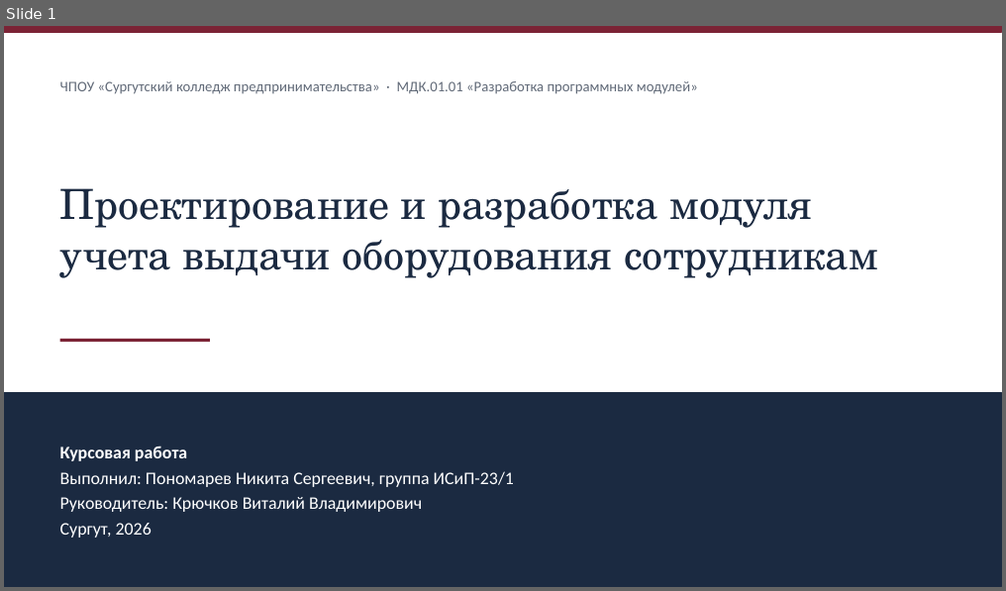
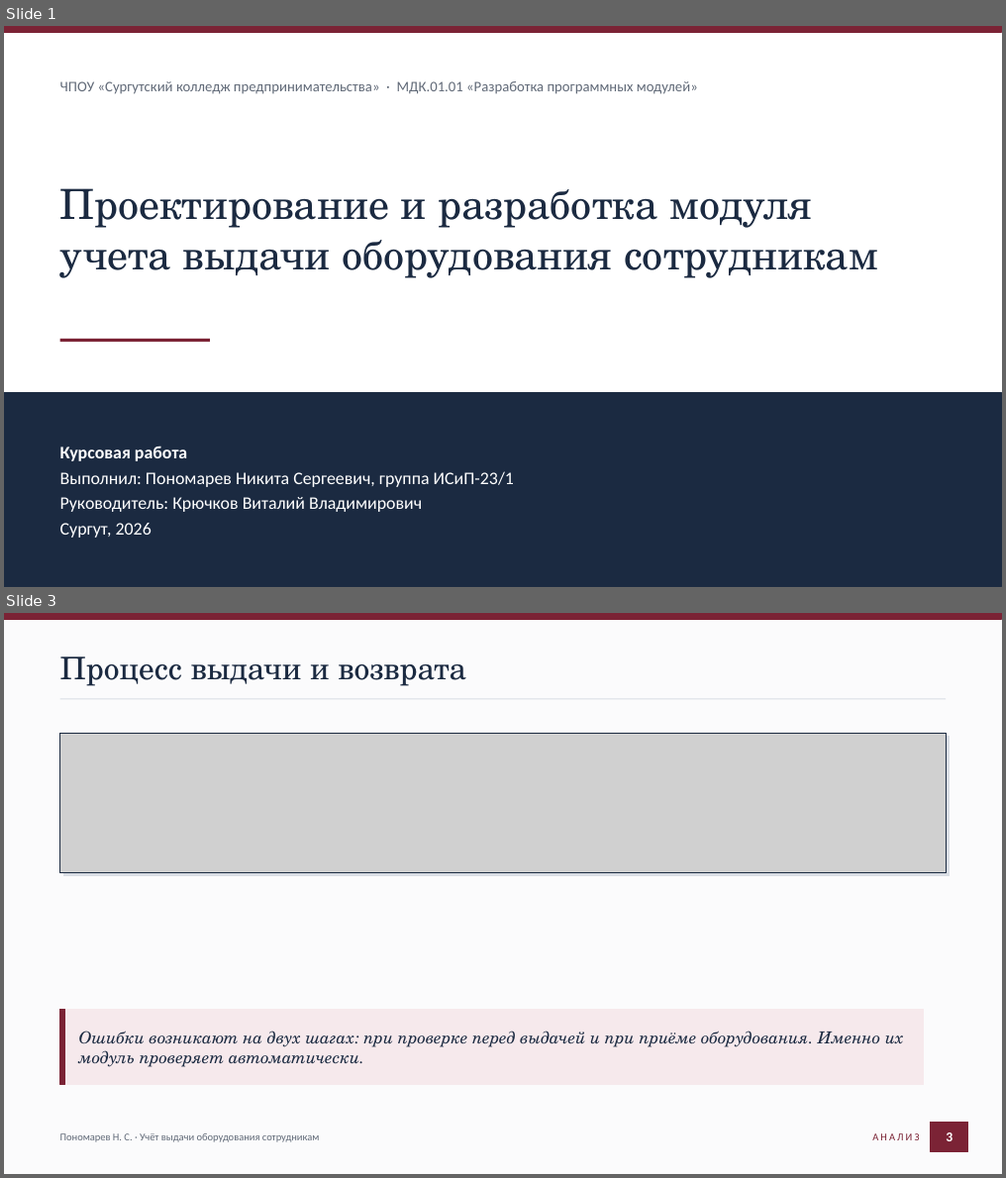
Before and after one commit to Black287234/KP-Nek, a slide deck: docs/Презентация.pptx. Shown one above the other, each under a label of ours: slide 1 before the commit, slides 1 and 3 after it; the slides between them are not shown. The pictures are 1006x591 and 1006x1178 pixels, drawn with LibreOffice and Linux fonts; fonts in the diff are those of the drawing; grey boxes stand for pictures. Boxes give left, top, right and bottom in pixels: in the first picture for what was removed or moved away, otherwise in the second. Text is boxed around its words. In the diff, an @@ line names an element or a change of style, - is before the commit and + after.

```diff
--- a/docs/Презентация.pptx
+++ b/docs/Презентация.pptx
@@ slide 3 added at [4,613,1002,1174], background #FBFBFC @@
@@ rectangle added at [4,613,1002,619], fill #7B2335, outline #7B2335 1 pt @@
@@ text added at [60,657,466,686], 30 pt, text #1B2A41 @@
+Процесс выдачи и возврата
@@ line added from (60, 699) to (945, 699), #D9DDE4 1 pt @@
@@ picture added at [60,733,945,872] @@
@@ rectangle added at [60,733,945,872], outline #1B2A41 0.5 pt @@
@@ rectangle added at [63,737,949,876], fill #D9DDE4, outline #D9DDE4 1 pt @@
@@ rectangle added at [60,1010,924,1084], fill #F6E9EC, outline #F6E9EC 1 pt @@
@@ rectangle added at [60,1010,65,1084], fill #7B2335, outline #7B2335 1 pt @@
@@ text added at [79,1031,904,1067], 16 pt, text #1B2A41, italic @@
+Ошибки возникают на двух шагах: при проверке перед выдачей и при приёме оборудования. Именно их модуль проверяет автоматически.
@@ text added at [60,1134,320,1143], 10 pt, text #616A78 @@
+Пономарев Н. С. · Учёт выдачи оборудования сотрудникам
@@ text added at [872,1134,919,1141], 10 pt, text #7B2335 @@
+АНАЛИЗ
@@ rectangle added at [931,1122,968,1152], fill #7B2335, outline #7B2335 1 pt @@
@@ text added at [945,1133,952,1142], 13 pt, text #FFFFFF, bold @@
+3
```
Also in this commit, not shown: 11 slides changed, 1 other slide added, 1 slide removed, 15 other files.
